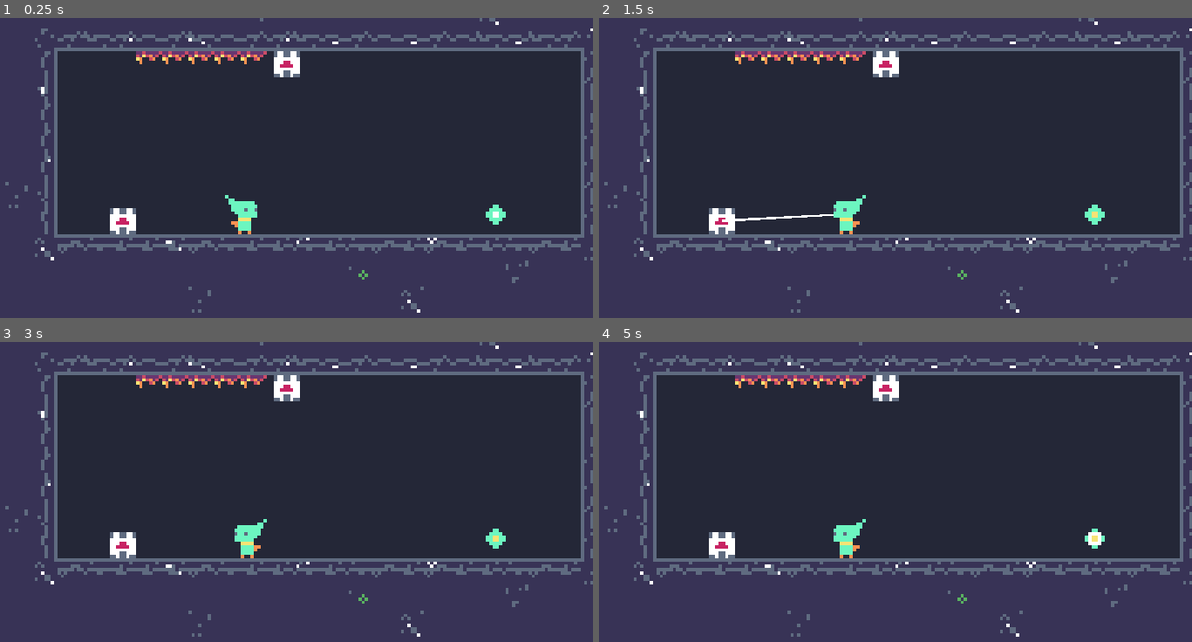
Above: before the commit, frames 1-4 (two rows, left to right).
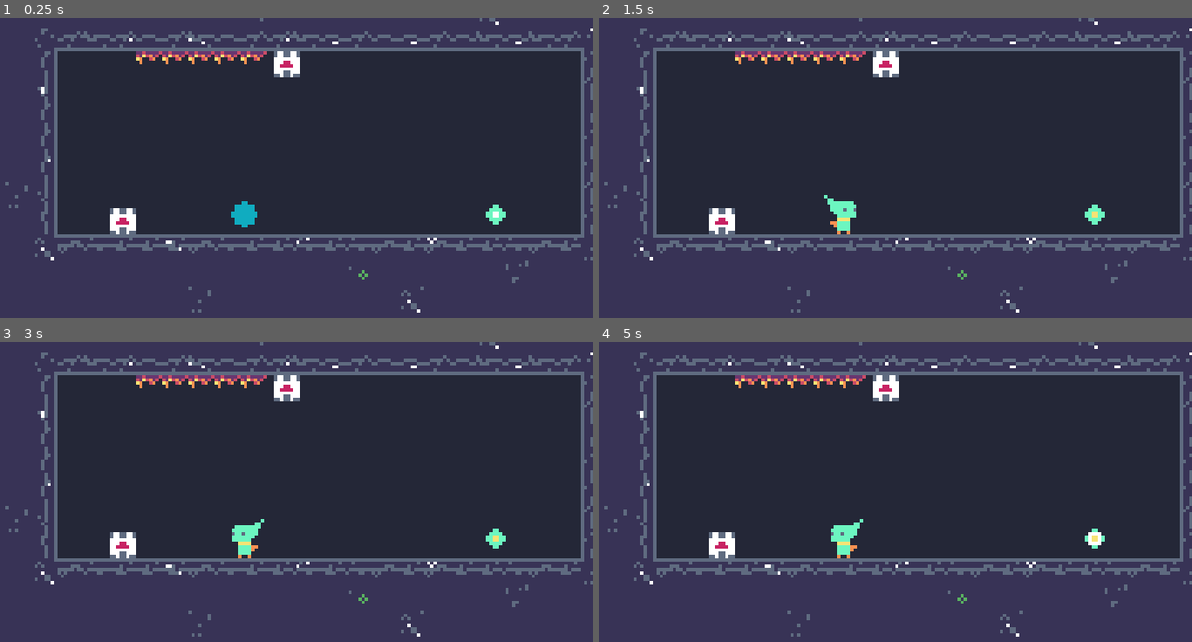
Above: after the commit, the same moments.

Repository: voithos/elfin
Game: Godot game, scene res://scenes/levels/level1.tscn
The game is run twice, just before and just after one commit, with the same random seed, the same clock (stepped at 60 frames per second) and the same inputs.
Inputs (mouse positions are in pixels of both pictures, inside the frame that each line leads up to):
- Up to frame 1 (0.25 s): no input
- Up to frame 2 (1.5 s): tap Enter at 0.5 s; move the mouse to (996, 195) at 0.52 s; press the mouse at (996, 195) at 0.53 s; tap Space at 0.77, 1.25 s; move the mouse to (705, 234) at 1.27 s; release the mouse at (705, 234) at 1.28 s; right-click (705, 234) at 1.35 s
- Up to frame 3 (3 s): tap Space at 1.52, 2.75 s; tap Enter at 2 s; move the mouse to (314, 453) at 2.02 s; press the mouse at (314, 453) at 2.03 s; move the mouse to (207, 618) at 2.77 s; release the mouse at (207, 618) at 2.78 s; right-click (207, 618) at 2.85 s
- Up to frame 4 (5 s): tap Space at 3.02, 3.77, 4.25, 4.52 s; tap Enter at 3.5 s; move the mouse to (1049, 597) at 3.52 s; press the mouse at (1049, 597) at 3.53 s; move the mouse to (634, 480) at 4.27 s; release the mouse at (634, 480) at 4.28 s; right-click (634, 480) at 4.35 s

The runs differ from the first frame. In frame 1, 0.4% of the frame differs, in the area x 37-44%, y 59-73%; in frame 2, 0.3%; in frame 3, 0.2%; in frame 4, 0.2%.

Commit message:
Add initialization animation.

Diff:
--- a/scenes/player.gd
+++ b/scenes/player.gd
@@ -13,9 +13,10 @@
 const STATE_PUSHPULL = "PUSHPULL"
 const STATE_VICTORY = "VICTORY"
 const STATE_DYING = "DYING"
+const STATE_MATERIALIZING = "MATERIALIZING"
 
 onready var nearby_attractors = []
-onready var state = STATE_IDLE
+onready var state = STATE_MATERIALIZING
 
 func _ready():
 	pass
@@ -37,7 +38,7 @@
 	_process_physics_action(delta)
 
 func _should_skip_actions():
-	return state == STATE_VICTORY or state == STATE_DYING
+	return state == STATE_VICTORY or state == STATE_DYING or state == STATE_MATERIALIZING
 
 func _process_physics_action(delta):
 	var multiplier = 0
@@ -101,6 +102,10 @@
 	animation.play("death_explosion")
 	camera.shake(0.5, 30, 6)
 
-func _on_explosion_done():
+func _on_death_explosion_done():
 	var level = get_tree().get_nodes_in_group("level")[0]
 	level.begin_reset_transition()
+
+func _on_birth_implosion_done():
+	state = STATE_IDLE
+	animation.play("idle")
--- a/scenes/player.tscn
+++ b/scenes/player.tscn
@@ -1,16 +1,74 @@
-[gd_scene load_steps=9 format=2]
+[gd_scene load_steps=11 format=2]
 
 [ext_resource path="res://scenes/player.gd" type="Script" id=1]
 [ext_resource path="res://scenes/rays.gd" type="Script" id=2]
-[ext_resource path="res://assets/death.png" type="Texture" id=3]
+[ext_resource path="res://assets/player.png" type="Texture" id=3]
 [ext_resource path="res://scenes/player_camera.tscn" type="PackedScene" id=4]
-[ext_resource path="res://assets/player.png" type="Texture" id=5]
+[ext_resource path="res://assets/death.png" type="Texture" id=5]
+[ext_resource path="res://assets/birth.png" type="Texture" id=6]
 
 [sub_resource type="CapsuleShape2D" id=1]
 
 custom_solver_bias = 0.0
 radius = 10.0
 height = 10.0
+
+[sub_resource type="Animation" id=4]
+
+resource_name = "birth_implosion"
+length = 1.0
+loop = false
+step = 0.1
+tracks/0/type = "value"
+tracks/0/path = NodePath("birth_sprite:frame")
+tracks/0/interp = 1
+tracks/0/loop_wrap = true
+tracks/0/imported = false
+tracks/0/enabled = true
+tracks/0/keys = {
+"times": PoolRealArray( 0, 0.6 ),
+"transitions": PoolRealArray( 1, 1 ),
+"update": 0,
+"values": [ 0, 9 ]
+}
+tracks/1/type = "value"
+tracks/1/path = NodePath("sprite:modulate")
+tracks/1/interp = 1
+tracks/1/loop_wrap = true
+tracks/1/imported = false
+tracks/1/enabled = true
+tracks/1/keys = {
+"times": PoolRealArray( 0, 0.4 ),
+"transitions": PoolRealArray( 1, 1 ),
+"update": 1,
+"values": [ Color( 1, 1, 1, 0 ), Color( 1, 1, 1, 1 ) ]
+}
+tracks/2/type = "value"
+tracks/2/path = NodePath("birth_sprite:visible")
+tracks/2/interp = 1
+tracks/2/loop_wrap = true
+tracks/2/imported = false
+tracks/2/enabled = true
+tracks/2/keys = {
+"times": PoolRealArray( 0, 1 ),
+"transitions": PoolRealArray( 1, 1 ),
+"update": 1,
+"values": [ true, false ]
+}
+tracks/3/type = "method"
+tracks/3/path = NodePath(".")
+tracks/3/interp = 1
+tracks/3/loop_wrap = true
+tracks/3/imported = false
+tracks/3/enabled = true
+tracks/3/keys = {
+"times": PoolRealArray( 1 ),
+"transitions": PoolRealArray( 1 ),
+"values": [ {
+"args": [  ],
+"method": "_on_birth_implosion_done"
+} ]
+}
 
 [sub_resource type="Animation" id=2]
 
@@ -65,7 +123,7 @@
 "transitions": PoolRealArray( 1 ),
 "values": [ {
 "args": [  ],
-"method": "_on_explosion_done"
+"method": "_on_death_explosion_done"
 } ]
 }
 
@@ -144,9 +202,7 @@
 
 scale = Vector2( 3, 3 )
 texture = ExtResource( 3 )
-hframes = 9
-frame = 8
-_sections_unfolded = [ "Animation", "Offset", "Transform" ]
+_sections_unfolded = [ "Animation", "Offset", "Transform", "Visibility" ]
 
 [node name="collision" type="CollisionShape2D" parent="." index="2"]
 
@@ -159,10 +215,20 @@
 [node name="animation" type="AnimationPlayer" parent="." index="4"]
 
 root_node = NodePath("..")
-autoplay = "idle"
+autoplay = "birth_implosion"
 playback_process_mode = 1
 playback_default_blend_time = 0.0
 playback_speed = 1.0
+anims/birth_implosion = SubResource( 4 )
 anims/death_explosion = SubResource( 2 )
 anims/idle = SubResource( 3 )
 blend_times = [  ]
+
+[node name="birth_sprite" type="Sprite" parent="." index="5"]
+
+visible = false
+scale = Vector2( 3, 3 )
+texture = ExtResource( 6 )
+hframes = 10
+frame = 9
+_sections_unfolded = [ "Animation", "Material", "Transform", "Visibility" ]
Binary file added: assets/birth.png
Not shown, added: assets/birth.png.import
Not shown: 2 places in scenes/player.tscn that only renumber resources
Not shown, added: assets/birth.pyxel
